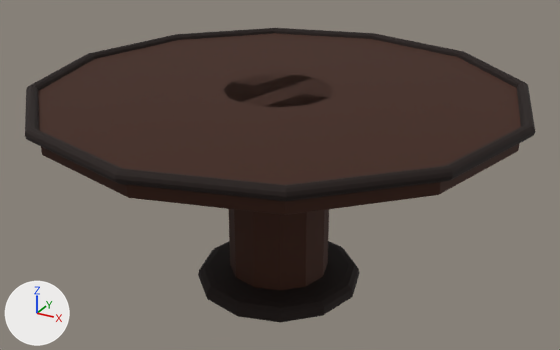
The COLLADA model Resources/Models/tabledefault.DAE, before and after one commit.
Rendered twice from a 50 mm camera at (0.302, -0.546, 0.195) aimed at (-0.001, 0.004, -0.08). Every picture has the same lights, and +X, +Y and +Z are marked at lower left. Where no turn or scale is listed for an object, it has been applied to the vertices.

The scene before the commit, as lines of its bpy script (objects in view):
```python
ob_fbxasc051dsolid = bpy.data.objects.new('FBXASC051dSolid', me_fbxasc051dsolidmesh)
ob_fbxasc051dsolid.location = (0.0, 0.0, -0.009)
ob_fbxasc051dsolid_ncl1_1 = bpy.data.objects.new('FBXASC051dSolid_ncl1_1', me_fbxasc051dsolid_ncl1_1mesh)
ob_fbxasc051dsolid_ncl1_1.location = (0.0, 0.0, 0.0)
ob_fbxasc051dsolid_ncl1_2 = bpy.data.objects.new('FBXASC051dSolid_ncl1_2', me_fbxasc051dsolid_ncl1_2mesh)
ob_fbxasc051dsolid_ncl1_2.location = (0.0, 0.0, -0.034)
ob_fbxasc051dsolid_ncl1_3 = bpy.data.objects.new('FBXASC051dSolid_ncl1_3', me_fbxasc051dsolid_ncl1_3mesh)
ob_fbxasc051dsolid_ncl1_3.location = (0.0, 0.0, -0.093)
ob_fbxasc051dsolid_ncl1_4 = bpy.data.objects.new('FBXASC051dSolid_ncl1_4', me_fbxasc051dsolid_ncl1_4mesh)
ob_fbxasc051dsolid_ncl1_4.location = (0.0, 0.0, -0.1755)
```
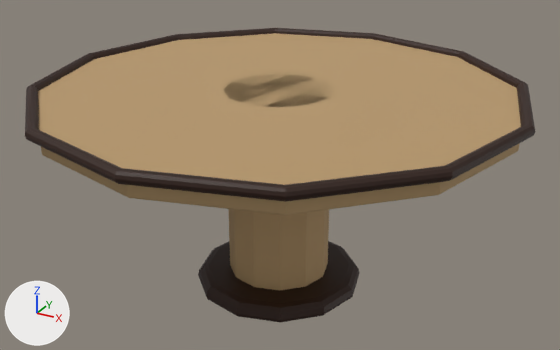
Where the newer file only moved an object's origin or applied its transform, the numbers keep the older frame.

The edits, one by one:
Material 'FBXASC0482FBXASC032-FBXASC032Default' (mat_fbxasc0482fbxasc032_fbxasc032default) changes colour from brown #3c1a06 to black #2b1000; in linear values from (0.0452, 0.0103, 0.00182) to (0.0242, 0.00518, 0.0).
In material 'FBXASC0482FBXASC032-FBXASC032Default' (mat_fbxasc0482fbxasc032_fbxasc032default), roughness goes from 0.84 to 0.58.
Material 'FBXASC0481FBXASC032-FBXASC032Default' (mat_fbxasc0481fbxasc032_fbxasc032default) changes colour from black #170500 to brown #b8996d; in linear values from (0.00857, 0.00152, 0.0) to (0.479, 0.319, 0.153).
me_fbxasc051dsolidmesh has 60 vertices, 116 faces and spans x -0.2..0.2, y -0.2..0.2, z -0.009..0.009.
me_fbxasc051dsolidmesh no longer uses material mat_fbxasc0482fbxasc032_fbxasc032default (brown #3c1a06).
me_fbxasc051dsolidmesh now uses material mat_fbxasc0481fbxasc032_fbxasc032default (brown #b8996d).
me_fbxasc051dsolid_ncl1_1mesh has 144 vertices, 288 faces and spans x -0.21..0.21, y -0.21..0.21, z -0.005..0.005.
me_fbxasc051dsolid_ncl1_1mesh no longer uses material mat_fbxasc0481fbxasc032_fbxasc032default (black #170500).
me_fbxasc051dsolid_ncl1_1mesh now uses material mat_fbxasc0482fbxasc032_fbxasc032default (black #2b1000).
me_fbxasc051dsolid_ncl1_2mesh has 49 vertices, 94 faces and spans x -0.05..0.05, y -0.05..0.05, z -0.034..0.034.
me_fbxasc051dsolid_ncl1_2mesh no longer uses material mat_fbxasc0482fbxasc032_fbxasc032default (brown #3c1a06).
me_fbxasc051dsolid_ncl1_2mesh now uses material mat_fbxasc0481fbxasc032_fbxasc032default (brown #b8996d).
me_fbxasc051dsolid_ncl1_3mesh has 24 vertices, 44 faces and spans x -0.045..0.045, y -0.045..0.045, z -0.075..0.075.
me_fbxasc051dsolid_ncl1_3mesh no longer uses material mat_fbxasc0482fbxasc032_fbxasc032default (brown #3c1a06).
me_fbxasc051dsolid_ncl1_3mesh now uses material mat_fbxasc0481fbxasc032_fbxasc032default (brown #b8996d).
me_fbxasc051dsolid_ncl1_4mesh has 84 vertices, 164 faces and spans x -0.075..0.075, y -0.075..0.075, z -0.008..0.007.
me_fbxasc051dsolid_ncl1_4mesh no longer uses material mat_fbxasc0481fbxasc032_fbxasc032default (black #170500).
me_fbxasc051dsolid_ncl1_4mesh now uses material mat_fbxasc0482fbxasc032_fbxasc032default (black #2b1000).

Changed parts and their boxes [x1, y1, x2, y2] in the pictures (560 x 350 px):
'FBXASC051dSolid', recoloured, surface changed: [38, 33, 521, 215] in both
'FBXASC051dSolid_ncl1_1', recoloured, surface changed: [25, 28, 535, 202] in both
'FBXASC051dSolid_ncl1_3', recoloured, surface changed (black to brown): [229, 209, 329, 290] in both
'FBXASC051dSolid_ncl1_4', recoloured, surface changed: [198, 241, 360, 322] in both
'FBXASC051dSolid_ncl1_2', recoloured, surface changed: [223, 74, 334, 107] in both
